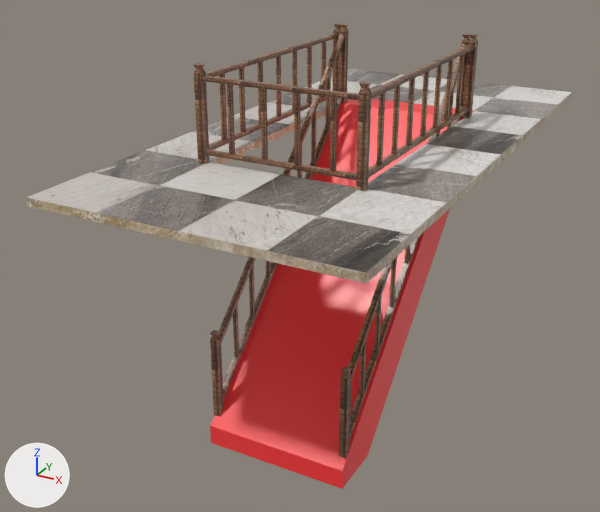
Two versions of the COLLADA model art/Packs/Buildings/SP_Sparta/svspartastairs1.dae, one commit apart.
Both versions are drawn from a 50 mm lens placed at (4.62, -9.96, 7.0), pointed at (-0.58, -0.5, 2.27). Arrows for +X, +Y and +Z are at lower left; the lights stay in place. Vertices at the same position are counted once.

Names of what the first picture shows: 'col-1-0', 'stairs-0'.
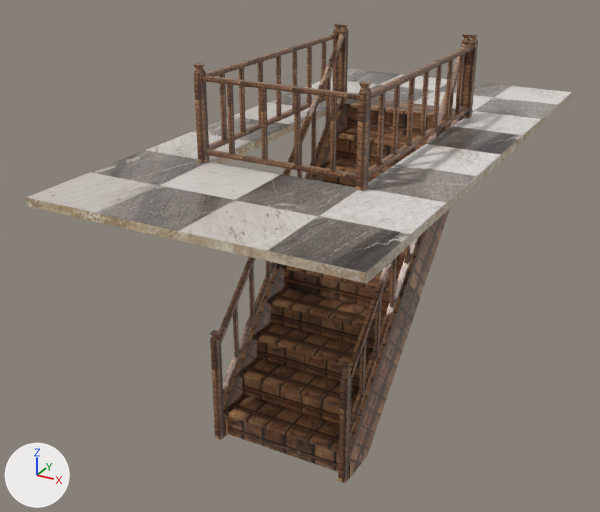
Where the change shows, as pixel boxes [x1, y1, x2, y2] in the pictures (600 x 512 px):
```json
{"object": "stairs-0", "change": "surface changed", "before": [199, 64, 476, 483], "after": [199, 64, 476, 483], "on screen": "red to brown"}
{"object": "col-1-0", "change": "deleted", "before": [210, 99, 474, 489], "on screen": "red"}
{"part": 1, "of": "me_stairs_0", "change": "surface changed", "after": [224, 406, 351, 479]}
```

The change, as JSON lines over the scene's bpy script:
```json
{"op": "set", "path": "mat_wood2.texture", "old": "img_svspartawood2_jpg", "new": "img_svspartawood3_jpg"}
{"op": "set", "path": "mat_wood3.texture", "old": "img_svspartawood3_jpg", "new": "img_svspartawood2_jpg"}
{"op": "add", "block": "mat_default2", "code": ["mat_default2 = principled_material('default2')", "mat_default2.base_color = (1.0, 1.0, 1.0)  # white #ffffff", "mat_default2.roughness = 0.35"]}
{"block": "me_stairs_0", "where": "# used by ob_stairs_0; location = (0.0, 0.0, 0.0)"}
{"op": "remove", "block": "me_stairs_0", "code": "me_stairs_0.from_pydata(...)  # 653 vertices, 446 faces; spans x -2.0..2.0, y -4.0..4.0, z 0.07..5.17"}
{"op": "add", "block": "me_stairs_0", "code": "me_stairs_0.from_pydata(...)  # 653 vertices, 538 faces; spans x -2.0..2.0, y -4.0..4.0, z 0.07..5.17"}
{"block": "me_stairs_0", "change": "me_stairs_0 part 1: 5 kept faces spanning x -1.0..1.0, y -2.05..2.0, z 0.07..4.0 get new texture (UV) coordinates"}
{"op": "add", "block": "me_stairs_0", "code": "me_stairs_0.materials.append(mat_default2)  # white #ffffff"}
{"op": "remove", "block": "ob_col_1_0", "code": ["ob_col_1_0 = bpy.data.objects.new('col-1-0', me_col_1_0)", "ob_col_1_0.location = (0.0, 0.0, 0.0)"]}
```
